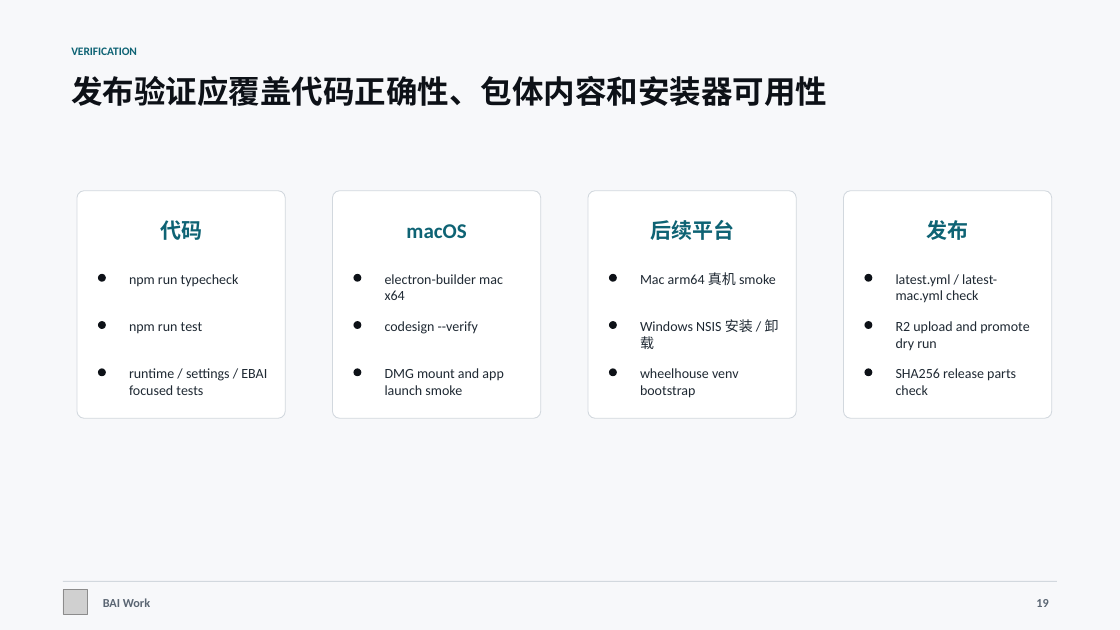
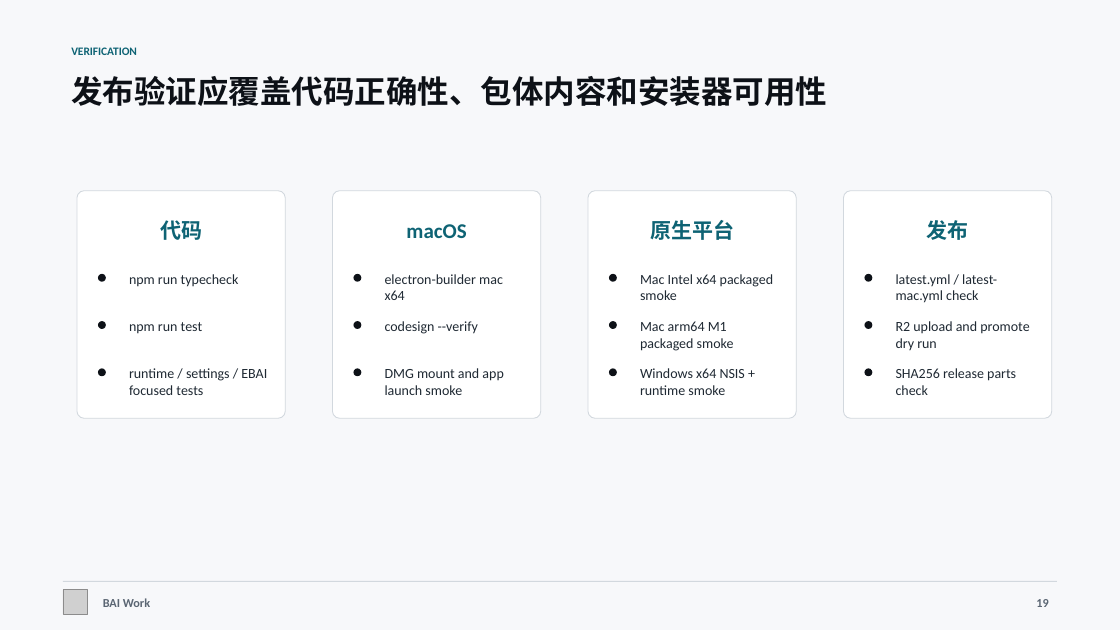
Before and after one commit to 2830500285/BAI-Work, a slide deck: slide 19 of docs/presentation/BAI-Work-Project-Deck.pptx. Drawn at 1120x630 pixels with LibreOffice and Linux fonts; fonts in the diff are those of the drawing; grey boxes stand for pictures. Boxes give left, top, right and bottom in pixels: in the first picture for what was removed or moved away, otherwise in the second. Text is boxed around its words. In the diff, an @@ line names an element or a change of style, - is before the commit and + after.

```diff
--- a/docs/presentation/BAI-Work-Project-Deck.pptx
+++ b/docs/presentation/BAI-Work-Project-Deck.pptx
@@ text at (650,220,734,240): text changed @@
-后续平台
+原生平台
@@ text at (640,274,774,300): text changed @@
-Mac arm64 真机 smoke
+Mac Intel x64 packaged smoke
@@ text at (640,321,734,351): text changed @@
-Windows NSIS 安装 / 卸载
+Mac arm64 M1 packaged smoke
@@ text at (640,368,745,395): text changed @@
-wheelhouse venv bootstrap
+Windows x64 NSIS + runtime smoke
```
Also in this commit, not shown: 5 other slides changed, 9 other files.
